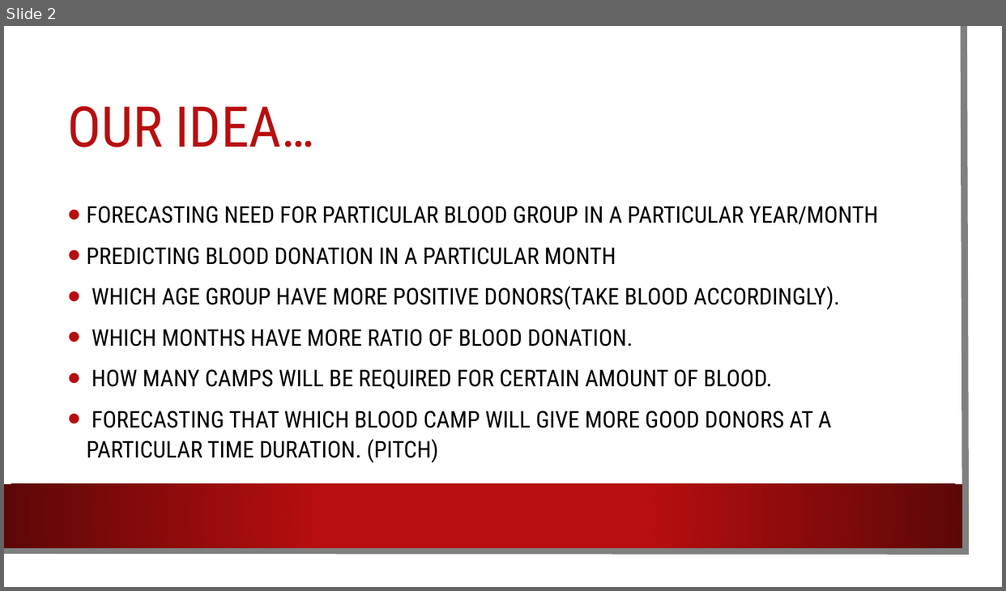
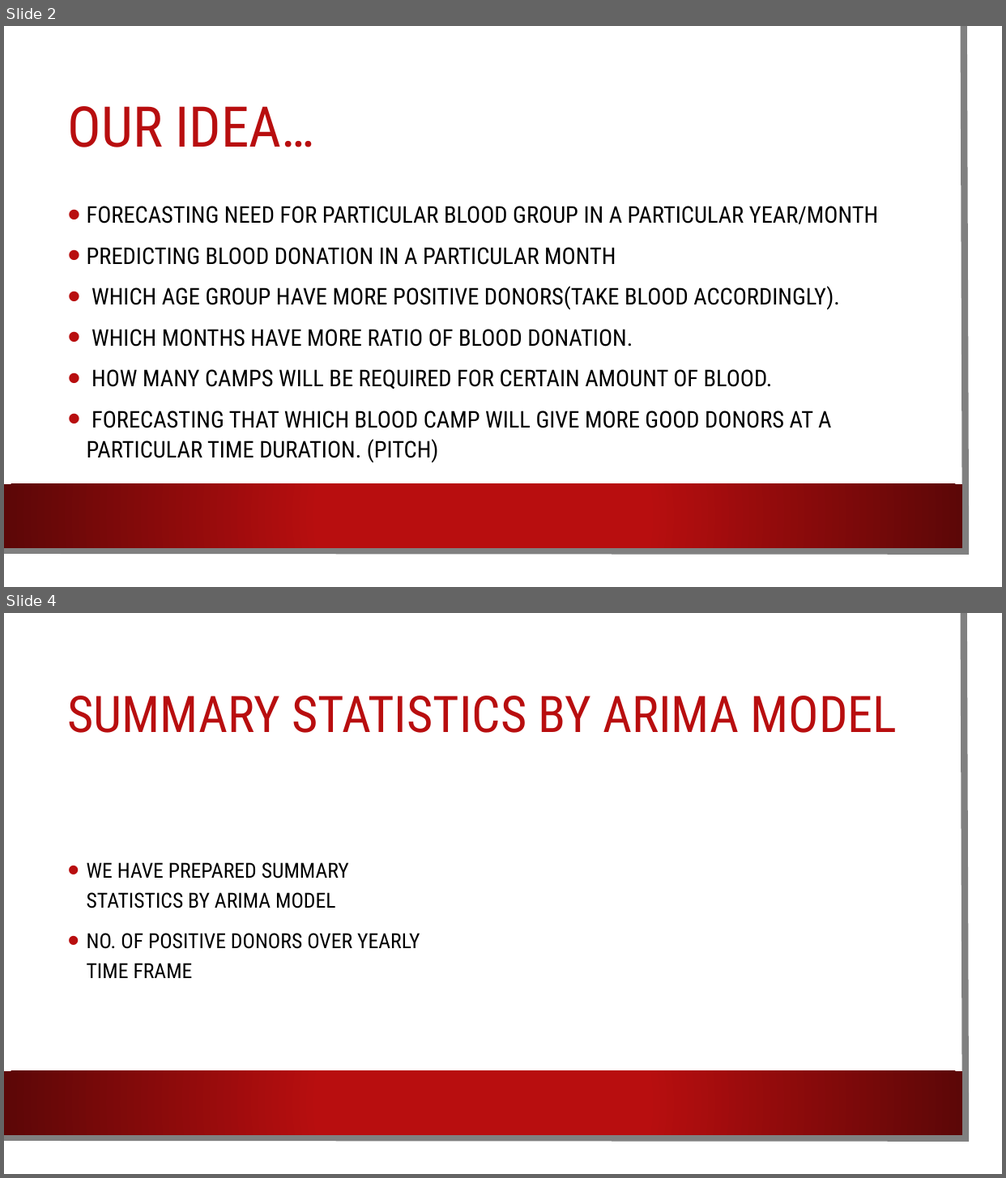
Before and after one commit to syedbilal5000/inqline, a slide deck: data_detective.pptx. Shown one above the other, each under a label of ours: slide 2 before the commit, slides 2 and 4 after it; the slides between them are not shown. The pictures are 1006x591 and 1006x1178 pixels, drawn with LibreOffice and Linux fonts; fonts in the diff are those of the drawing; background and template pictures are left out. Boxes give left, top, right and bottom in pixels: in the first picture for what was removed or moved away, otherwise in the second. Text is boxed around its words. In the diff, an @@ line names an element or a change of style, - is before the commit and + after.

```diff
--- a/data_detective.pptx
+++ b/data_detective.pptx
@@ slide 4 added at bbox=[4, 613, 1002, 1174], background picture (left out); not listed: 3 template elements that a slide beside it also shows @@
@@ title added at bbox=[68, 696, 897, 733], 48.6 pt, text #B80E0F @@
+SUMMARY STATISTICS BY ARIMA MODEL
@@ text added at bbox=[87, 862, 420, 978], 20 pt, text #000000 @@
+• WE HAVE PREPARED SUMMARY STATISTICS BY ARIMA MODEL
+• NO. OF POSITIVE DONORS OVER YEARLY TIME FRAME
```
Also in this commit, not shown: 1 other slide added.
